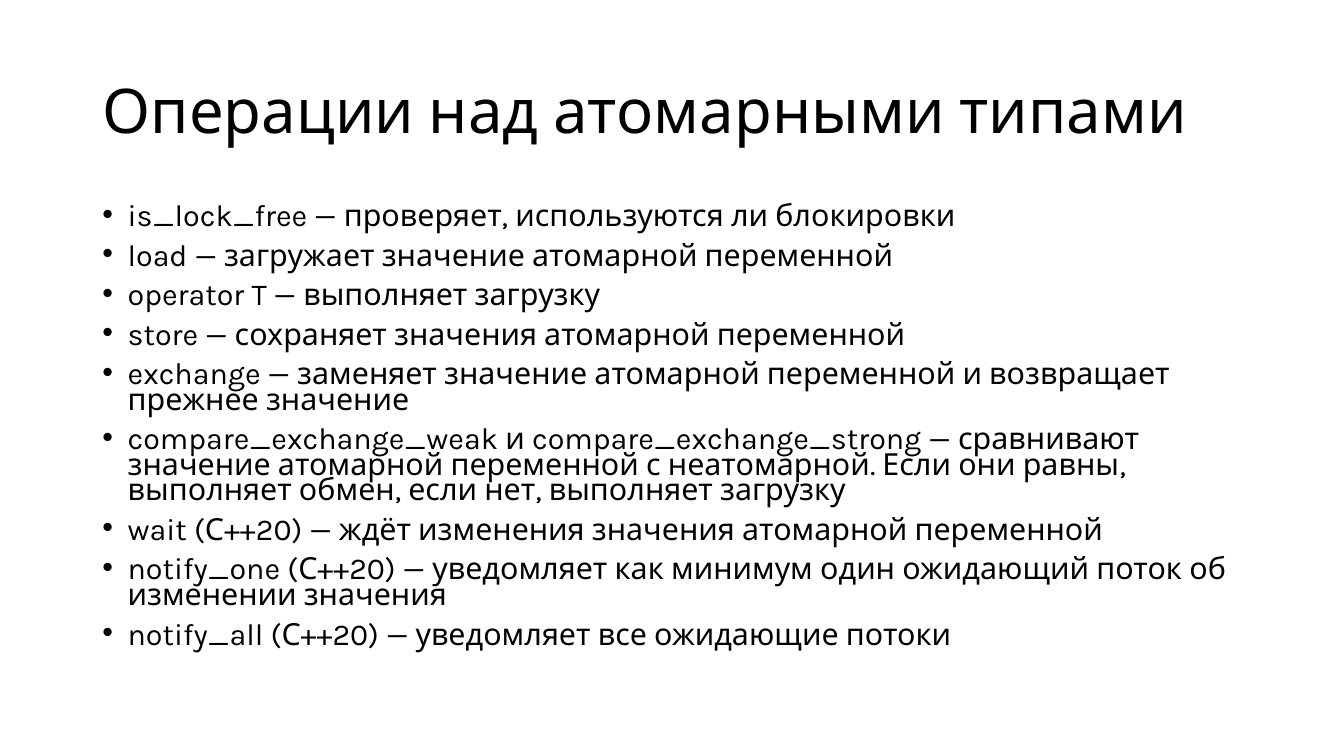
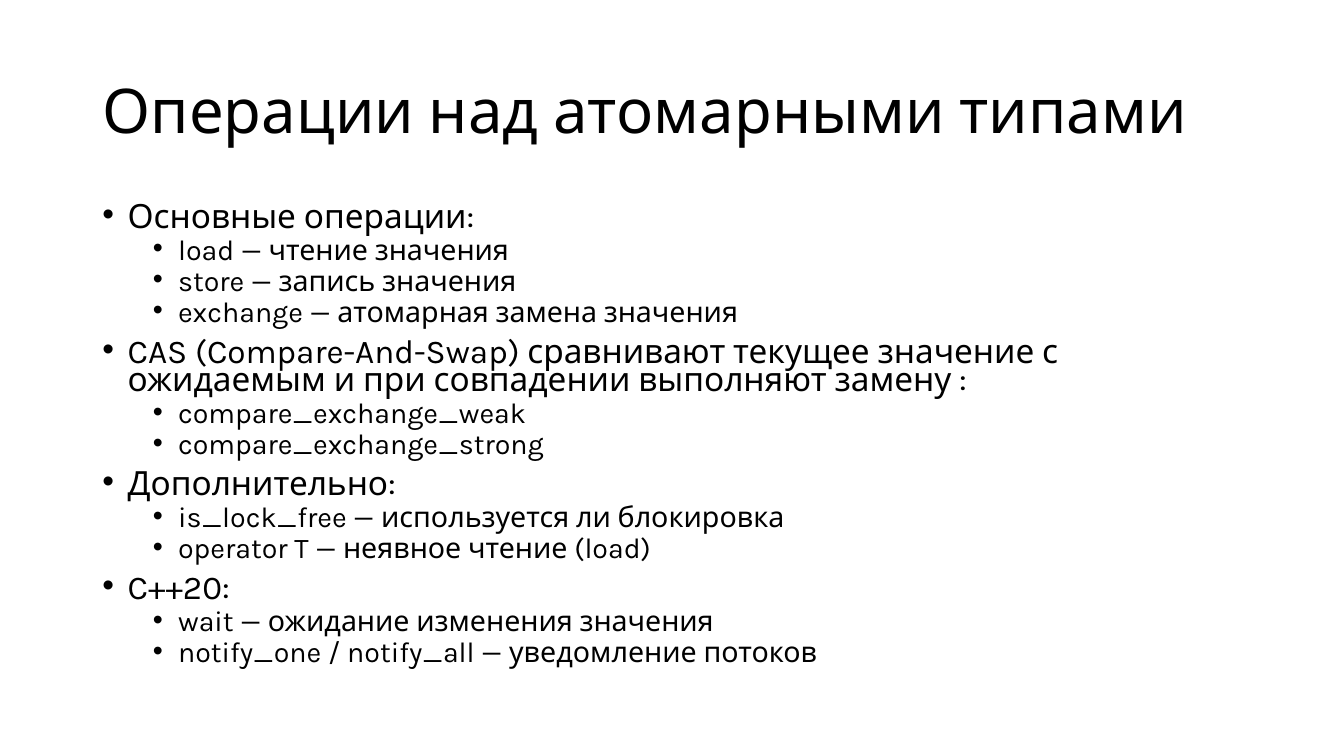
Before and after one commit to alexey-malov/pc, a slide deck: slide 28 of lectures/08/Модель памяти и атомарные операции.pptx (slide 29 before the commit). Drawn at 1344x756 pixels with LibreOffice and Linux fonts; fonts in the diff are those of the drawing. Boxes give left, top, right and bottom in pixels: in the first picture for what was removed or moved away, otherwise in the second. Text is boxed around its words. In the diff, an @@ line names an element or a change of style, - is before the commit and + after.

```diff
--- a/lectures/08/Модель памяти и атомарные операции.pptx
+++ b/lectures/08/Модель памяти и атомарные операции.pptx
@@ text at bbox=[128, 204, 1058, 669]: text changed; size 21.7 to 20.4 pt @@
-• is_lock_free — проверяет, используются ли блокировки
-• load — загружает значение атомарной переменной
-• operator T — выполняет загрузку
-• store — сохраняет значения атомарной переменной
-• exchange — заменяет значение атомарной переменной и возвращает прежнее значение
-• compare_exchange_weak и compare_exchange_strong — сравнивают значение атомарной переменной с неатомарной. Если они равны, выполняет обмен, если нет, выполняет загрузку
-• wait (С++20) — ждёт изменения значения атомарной переменной
-• notify_one (С++20) — уведомляет как минимум один ожидающий поток об изменении значения
-• notify_all (С++20) — уведомляет все ожидающие потоки
+• Основные операции:
+  • load — чтение значения
+  • store — запись значения
+  • exchange — атомарная замена значения
+• CAS (Compare-And-Swap) сравнивают текущее значение с ожидаемым и при совпадении выполняют замену :
+  • compare_exchange_weak
+  • compare_exchange_strong
+• Дополнительно:
+  • is_lock_free — используется ли блокировка
+  • operator T — неявное чтение (load)
+• C++20:
+  • wait — ожидание изменения значения
+  • notify_one / notify_all — уведомление потоков
```
Also in this commit, not shown: 13 other slides changed, 1 slide added, 3 slides removed, 1 other file.
